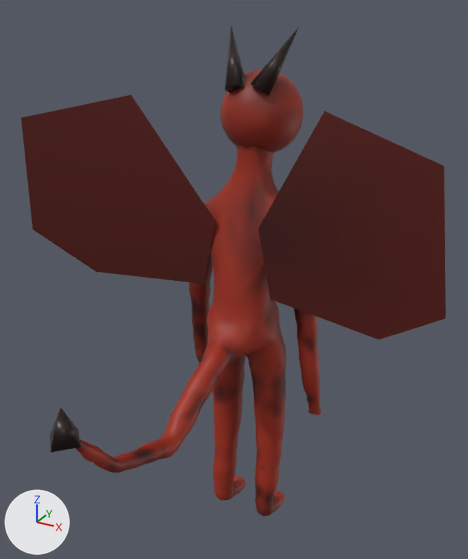
An edit to the glTF model docs/models/imp.glb, drawn before and after from the same camera.
Rendered twice from a 50 mm camera at (0.601, -1.151, 1.233) aimed at (0.044, -0.139, 0.727). Every picture has the same lights, and +X, +Y and +Z are marked at lower left. The first picture is the older version.

Names of what the first picture shows: 'imp'.
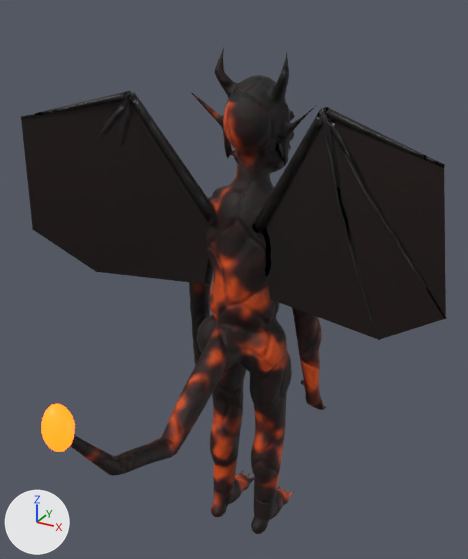
What changed in the scene script:
```text
Add img_imp_normal:
    img_imp_normal = load_image('imp_normal', '_unpacked/imp_normal', 1024, 1024, 'Non-Color')
Add img_imp_orm:
    img_imp_orm = load_image('imp_orm', '_unpacked/imp_orm', 1024, 1024, 'Non-Color')
Add img_imp_color:
    img_imp_color = load_image('imp_color', '_unpacked/imp_color', 1024, 1024, 'sRGB')
Change mat_membrane:
    remove # nodes: BsdfPrincipled, OutputMaterial, VertexColor
    nodes: BsdfPrincipled, NormalMap, OutputMaterial, SeparateColor, TexImage x3
    uses the picture img_imp_color
    uses the picture img_imp_normal
    uses the picture img_imp_orm
Add mat_body:
    mat_body = bpy.data.materials.new('body')
    # uses the picture img_imp_color
    # uses the picture img_imp_normal
    # uses the picture img_imp_orm
Add mat_core:
    mat_core = principled_material('core')
    mat_core.base_color = (1.0, 0.101, 0.0037)  # orange #ff590c
    mat_core.emission_color = (1.0, 0.101, 0.0037)  # orange #ff590c
    mat_core.emission_strength = 4.0
Change me_imp_skel_001:
    used by ob_imp; location = (0.0, 0.0, 0.0)
    remove me_imp_skel_001.from_pydata(...)  # 6373 vertices, 12678 faces; spans x -0.45..0.45, y -0.61..0.15, z 0.003..1.179
    remove me_imp_skel_001.materials.append(mat_skin)
    add me_imp_skel_001.from_pydata(...)  # 4383 vertices, 8674 faces; spans x -0.452..0.452, y -0.614..0.141, z 0.0..1.139
    me_imp_skel_001 part 1: a new loose piece, a UV sphere (10 segments, 8 rings, poles along z) spanning x -0.023..0.023, y -0.614..-0.566, z 0.615..0.693, in mat_core (orange #ff590c, glowing orange #ff590c)
    me_imp_skel_001 part 2: 1 vertex moved within x 0.151, y 0.074, z 0.344; 6273 vertices removed from x -0.167..0.167, y -0.61..0.15, z 0.003..1.179; 4123 vertices added at x -0.452..0.452, y -0.587..0.141, z 0.0..1.139
    other edits to the shape of me_imp_skel_001 do not show in these pictures
    remove me_imp_skel_001.materials.append(mat_horn)
    add me_imp_skel_001.materials.append(mat_body)
    add me_imp_skel_001.materials.append(mat_core)  # orange #ff590c, glowing orange #ff590c
```

Pixel boxes [x1, y1, x2, y2] of what changed, in the pictures (468 x 559 px; the box of a moved part takes in the faces that stretch with it):
'imp', surface changed, reshaped: before [21, 26, 446, 516]; after [21, 48, 446, 534]
part 1 of me_imp_skel_001, added (orange): after [41, 404, 75, 452]
part 2 of me_imp_skel_001, moved or reshaped: before [50, 26, 321, 516]; after [21, 48, 446, 534]
